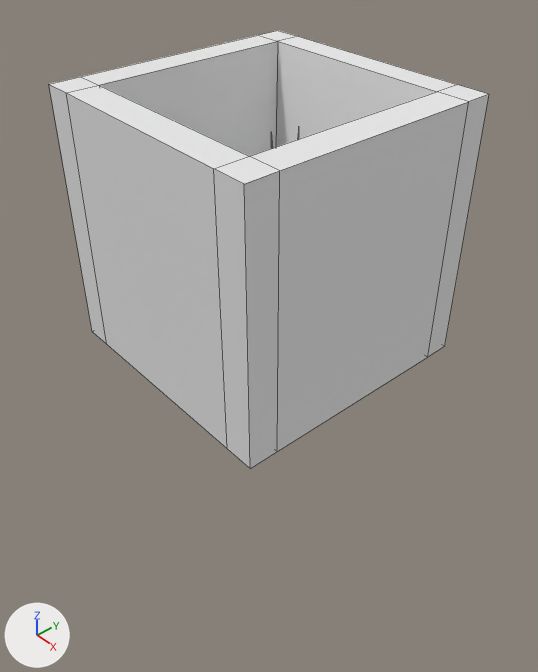
One commit to the Blender file Resources/Blender/Scenery/ModularDungeon/Dn_Traps.blend: the scene before it, then after it.
Rendered twice from a 50 mm lens placed at (3.63, -3.13, 1.58), pointed at (0.0, 0.03, -1.98). The axes (+X, +Y, +Z) are drawn at lower left. The lights are the same throughout. Mesh edges are drawn as thin lines.

The first picture shows 'Dn_Trap_1'.
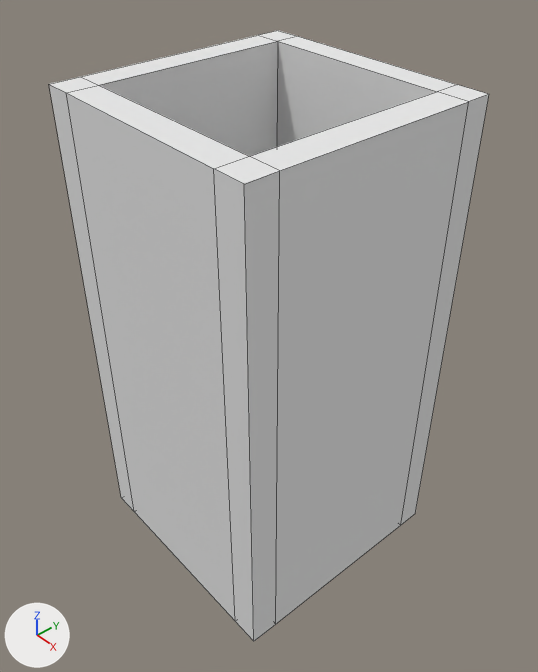
Boxes [x1, y1, x2, y2] around the edits, measured in the pictures (538 x 672 px; the box of a moved part takes in the faces that stretch with it):
'Dn_Trap_1', reshaped (39% taller): before [49, 30, 489, 469]; after [49, 30, 489, 641]
part 1 of me_dn_trap, moved or reshaped: [100, 41, 278, 156] in both
part 2 of me_dn_trap, moved or reshaped: before [91, 287, 445, 469]; after [91, 287, 445, 641]
part 3 of me_dn_trap, moved or reshaped: before [276, 41, 437, 147]; after [277, 41, 437, 147]

The change, as a list of edits to the scene's bpy script:
```text
Change me_dn_trap:
    where me_dn_trap.from_pydata(...)  # 36 vertices, 34 faces; spans x -1.0..1.0, y -1.0..1.0, z -2.0..0.0
    used by ob_dn_trap_1; location = (0.0, 0.0, 0.0)
    me_dn_trap part 1: the 1 vertex in x -0.53, y 0.55, z -1.52 is moved by (-0.14, 0.14, -2.0)
    me_dn_trap part 2: all 16 vertices in x -1.0..1.0, y -1.0..1.0, z -2.0 are moved by (0.0, 0.0, -2.0)
    me_dn_trap part 3: the 1 vertex in x 0.52, y 0.55, z -1.52 is moved by (0.14, 0.14, -2.0)
```
